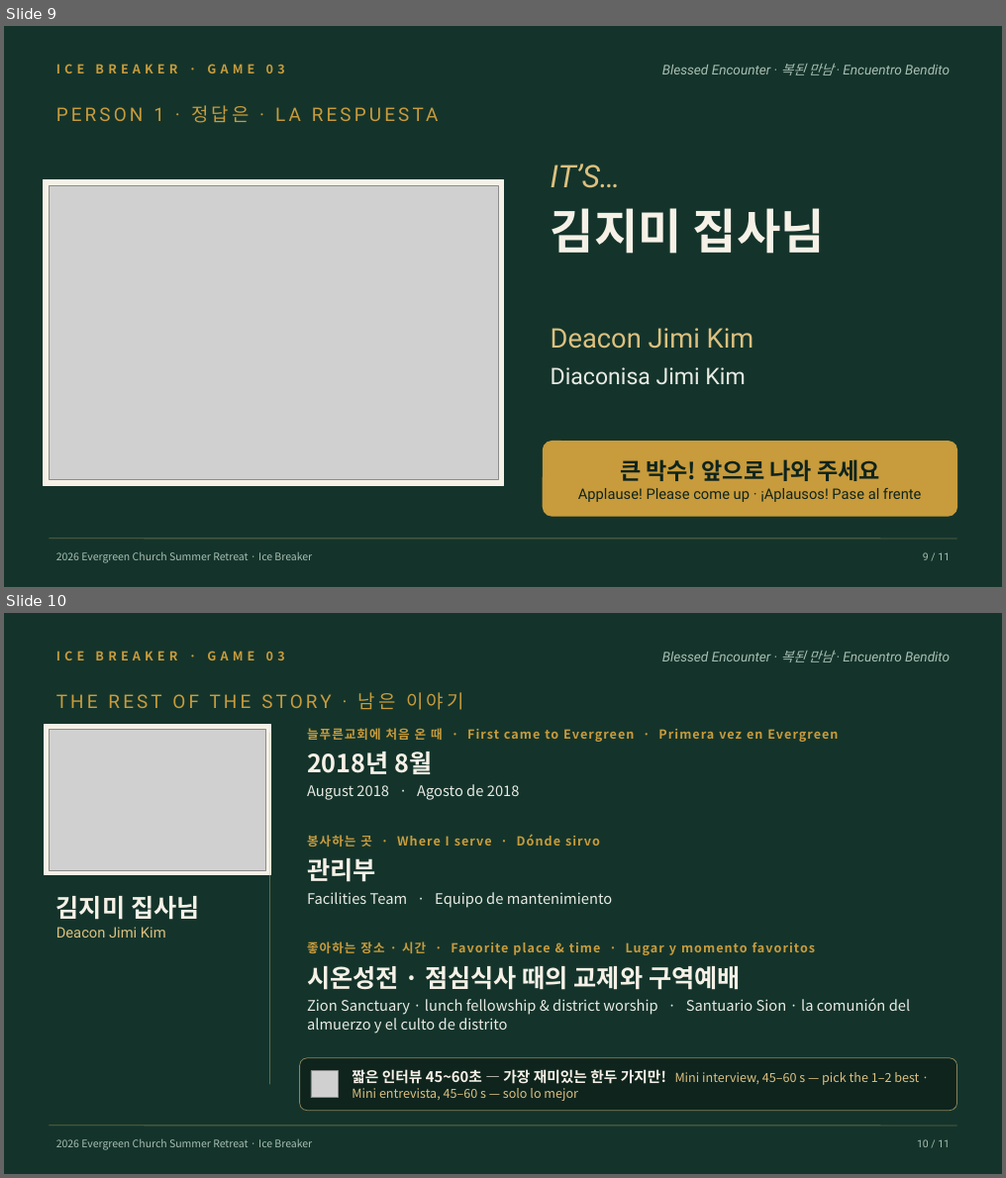
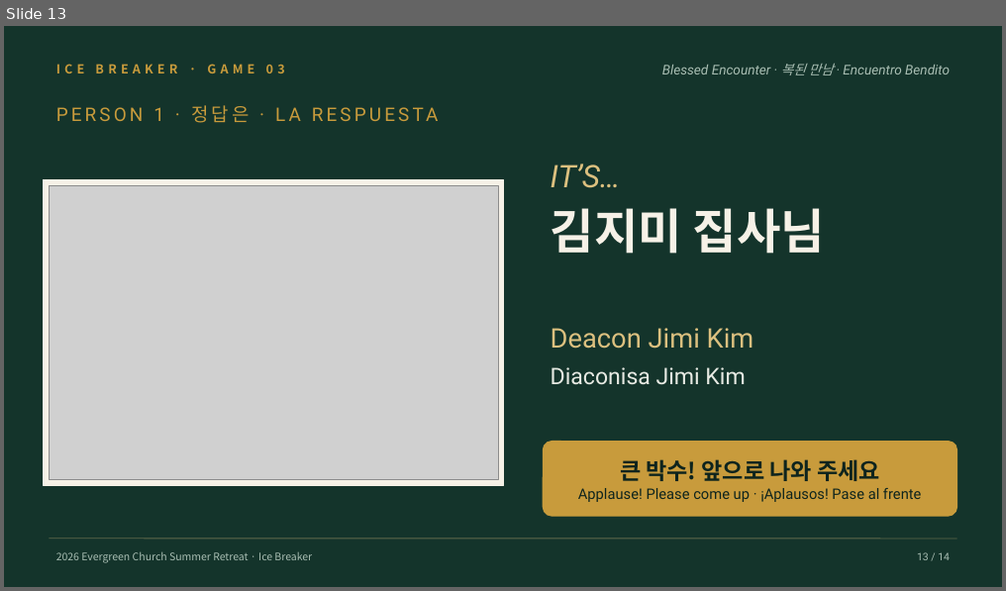
Before and after one commit to logosguru/neulpureun-retreat-2026, a slide deck: docs/icebreaker/icebreaker-03-whoisit.pptx. Shown one above the other, each under a label of ours: slides 9 and 10 before the commit, slide 13 after it. The pictures are 1006x1178 and 1006x591 pixels, drawn with LibreOffice and Linux fonts; fonts in the diff are those of the drawing; grey boxes stand for pictures. Boxes give left, top, right and bottom in pixels: in the first picture for what was removed or moved away, otherwise in the second. Text is boxed around its words. In the diff, an @@ line names an element or a change of style, - is before the commit and + after.

```diff
--- a/docs/icebreaker/icebreaker-03-whoisit.pptx
+++ b/docs/icebreaker/icebreaker-03-whoisit.pptx
@@ slide 10 removed at bbox=[4, 613, 1002, 1174], background #14342B @@
@@ text removed at bbox=[56, 651, 285, 661] @@
-ICE BREAKER · GAME 03
@@ text removed at bbox=[662, 651, 949, 663] @@
-Blessed Encounter · 복된 만남 · Encuentro Bendito
@@ text removed at bbox=[56, 692, 463, 710] @@
-THE REST OF THE STORY · 남은 이야기
@@ rectangle removed at bbox=[45, 725, 270, 875] @@
@@ picture removed at bbox=[49, 729, 266, 870] @@
@@ text removed at bbox=[307, 728, 838, 800] @@
-늘푸른교회에 처음 온 때 · First came to Evergreen · Primera vez en Evergreen
-2018년 8월
-August 2018 · Agosto de 2018
@@ line removed from (269, 733) to (269, 1084) @@
@@ text removed at bbox=[307, 834, 612, 908] @@
-봉사하는 곳 · Where I serve · Dónde sirvo
-관리부
-Facilities Team · Equipo de mantenimiento
@@ text removed at bbox=[56, 896, 200, 938] @@
-김지미 집사님
-Deacon Jimi Kim
@@ text removed at bbox=[307, 942, 910, 1034] @@
-좋아하는 장소 · 시간 · Favorite place & time · Lugar y momento favoritos
-시온성전 · 점심식사 때의 교제와 구역예배
-Zion Sanctuary · lunch fellowship & district worship · Santuario Sion · la comunión del almuerzo y el culto de distrito
@@ rounded rectangle removed at bbox=[300, 1059, 957, 1111] @@
@@ picture removed at bbox=[311, 1071, 338, 1098] @@
@@ text removed at bbox=[351, 1069, 919, 1101] @@
-짧은 인터뷰 45~60초 — 가장 재미있는 한두 가지만! Mini interview, 45–60 s — pick the 1–2 best · Mini entrevista, 45–60 s — solo lo mejor
@@ line removed from (49, 1126) to (957, 1126) @@
@@ text removed at bbox=[56, 1139, 312, 1151] @@
-2026 Evergreen Church Summer Retreat · Ice Breaker
@@ text removed at bbox=[917, 1140, 949, 1148] @@
-10 / 11
@@ what was slide 9 is now slide 13 @@
@@ slide 13 changed as well @@
@@ text at bbox=[917, 553, 949, 561]: text changed @@
-9 / 11
+13 / 14
```
Also in this commit, not shown: 9 other slides changed, 4 slides added, 3 other files.
